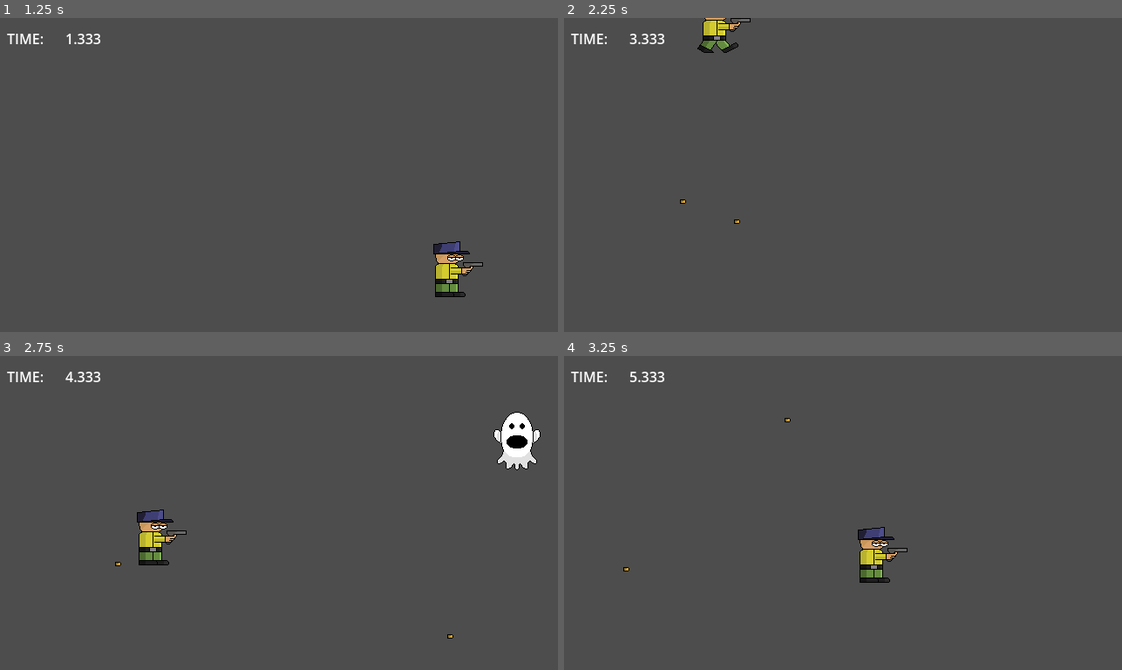
Above: before the commit, frames 1-4 (two rows, left to right).
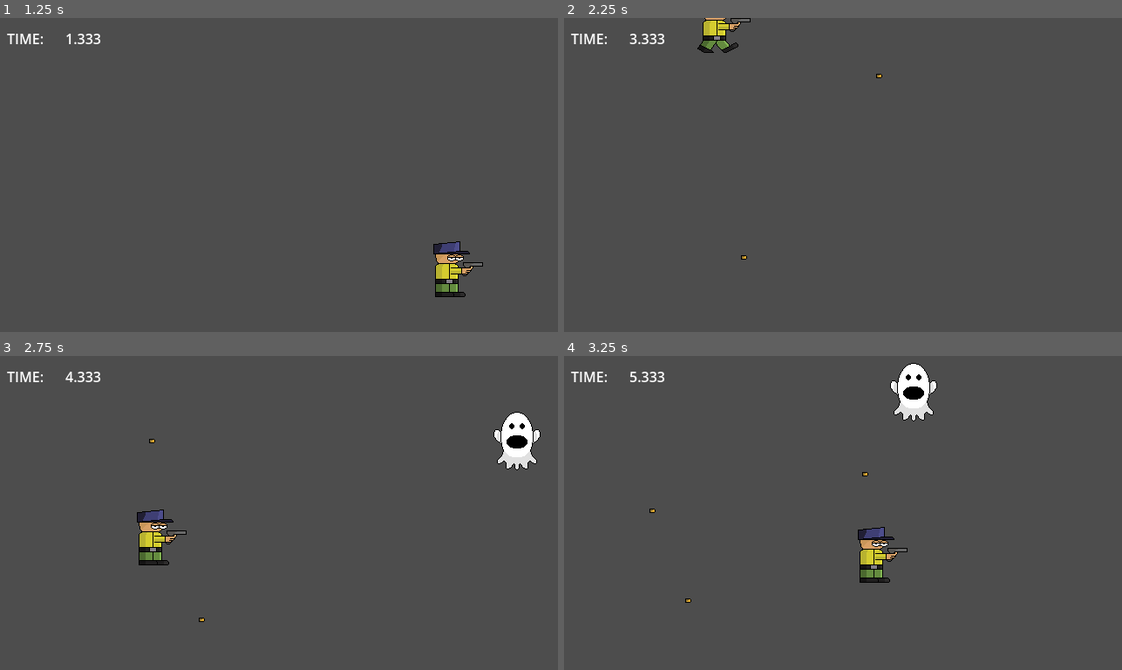
Above: after the commit, the same moments.

Repository: BriarLeaves/gun-wizard-loop-game
Game: Godot game, scene res://start_menu.tscn
The game is run twice, just before and just after one commit, with the same random seed, the same clock (stepped at 60 frames per second) and the same inputs. The engine's default icon, where the game draws it, is replaced by a stand-in: a white triangle on a blue panel in a dark square. Sound files missing from this copy of the repository are replaced by a short silence.
Inputs (mouse positions are in pixels of both pictures, inside the frame that each line leads up to):
- Up to frame 1 (1.25 s): click "Start Game" at 0.5 s
- Up to frame 2 (2.25 s): tap Enter at 1.25 s; move the mouse to (965, 159) at 1.27 s; hold D (move_right) 1.28-2.03 s; click (965, 159) at 1.35 s; move the mouse to (731, 190) at 2.02 s; hold S (move_down) from 2.03 s (still down); click (731, 190) at 2.1 s
- Up to frame 3 (2.75 s): keep holding S (move_down)
- Up to frame 4 (3.25 s): move the mouse to (898, 443) at 2.77 s; release S (move_down) at 2.78 s; hold D (move_right) from 2.78 s (still down); click (898, 443) at 2.85 s

Frame 1 is identical in both runs. In frame 2, less than 0.1% of the frame differs, in the area x 20-58%, y 17-77%; in frame 3, less than 0.1%; in frame 4, 1.1%, in the area x 10-67%, y 2-79%.

Commit message:
Added a fullscreen toggle button

Diff:
--- a/gun-wizard-loop-game/bullet_manager.gd
+++ b/gun-wizard-loop-game/bullet_manager.gd
@@ -16,7 +16,6 @@
 
 # Called every frame. 'delta' is the elapsed time since the previous frame.
 func _process(delta: float) -> void:
-	print(shooting_point.global_position)
 	pass
 
 
--- a/gun-wizard-loop-game/game_manager.gd
+++ b/gun-wizard-loop-game/game_manager.gd
@@ -10,4 +10,10 @@
 func _process(delta):
 	if game_is_running:
 		time_in_game += delta
+	if Input.is_action_just_pressed("toggle_fullscreen"):
+		var window_mode = DisplayServer.window_get_mode()
+		if window_mode != DisplayServer.WINDOW_MODE_FULLSCREEN:
+			DisplayServer.window_set_mode(DisplayServer.WINDOW_MODE_FULLSCREEN)
+		else:
+			DisplayServer.window_set_mode(DisplayServer.WINDOW_MODE_WINDOWED)
 	pass
--- a/gun-wizard-loop-game/project.godot
+++ b/gun-wizard-loop-game/project.godot
@@ -54,6 +54,11 @@
 "events": [Object(InputEventMouseButton,"resource_local_to_scene":false,"resource_name":"","device":-1,"window_id":0,"a …(258 unchanged characters)…
 ]
 }
+toggle_fullscreen={
+"deadzone": 0.2,
+"events": [Object(InputEventKey,"resource_local_to_scene":false,"resource_name":"","device":-1,"window_id":0,"alt_pressed":false,"shift_pressed":false,"ctrl_pressed":false,"meta_pressed":false,"pressed":false,"keycode":0,"physical_keycode":4194342,"key_label":0,"unicode":0,"location":0,"echo":false,"script":null)
+]
+}
 
 [layer_names]
 
--- a/gun-wizard-loop-game/room.tscn
+++ b/gun-wizard-loop-game/room.tscn
@@ -30,7 +30,7 @@
 
 [node name="BulletManager" type="Node" parent="."]
 script = ExtResource("2_bisa2")
-bullet_speed = 720.0
+bullet_speed = 360.0
 
 [node name="SpawnPath" type="Path2D" parent="."]
 curve = SubResource("Curve2D_ka7wq")
